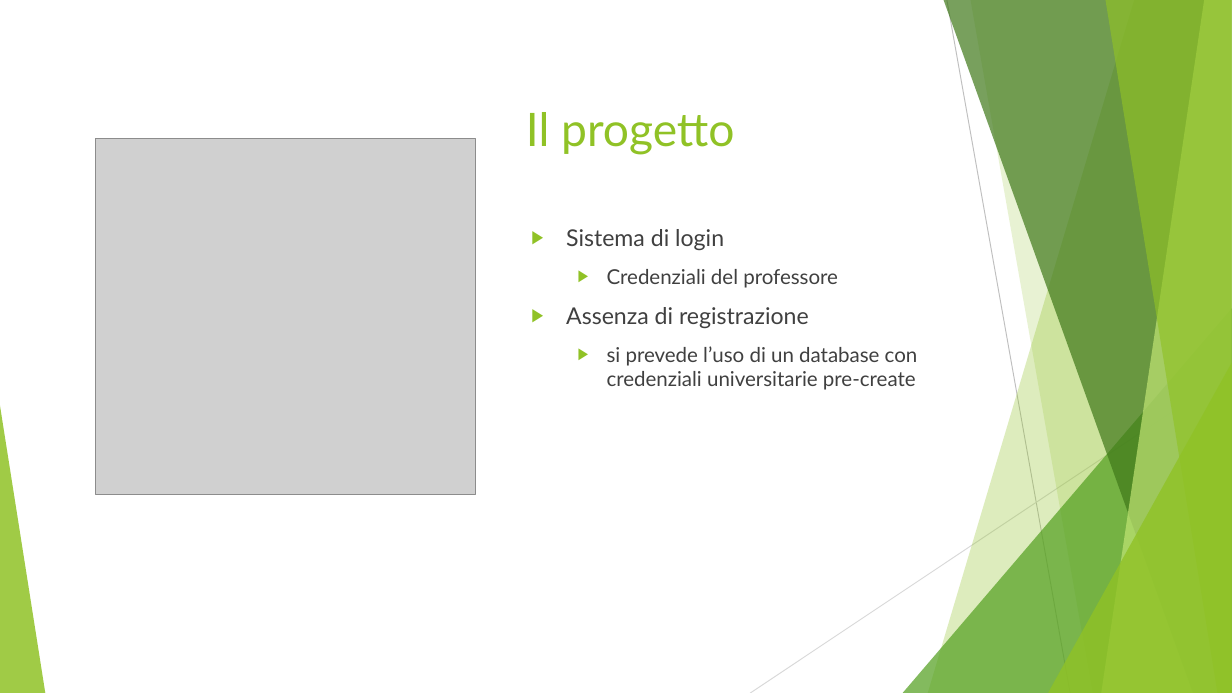
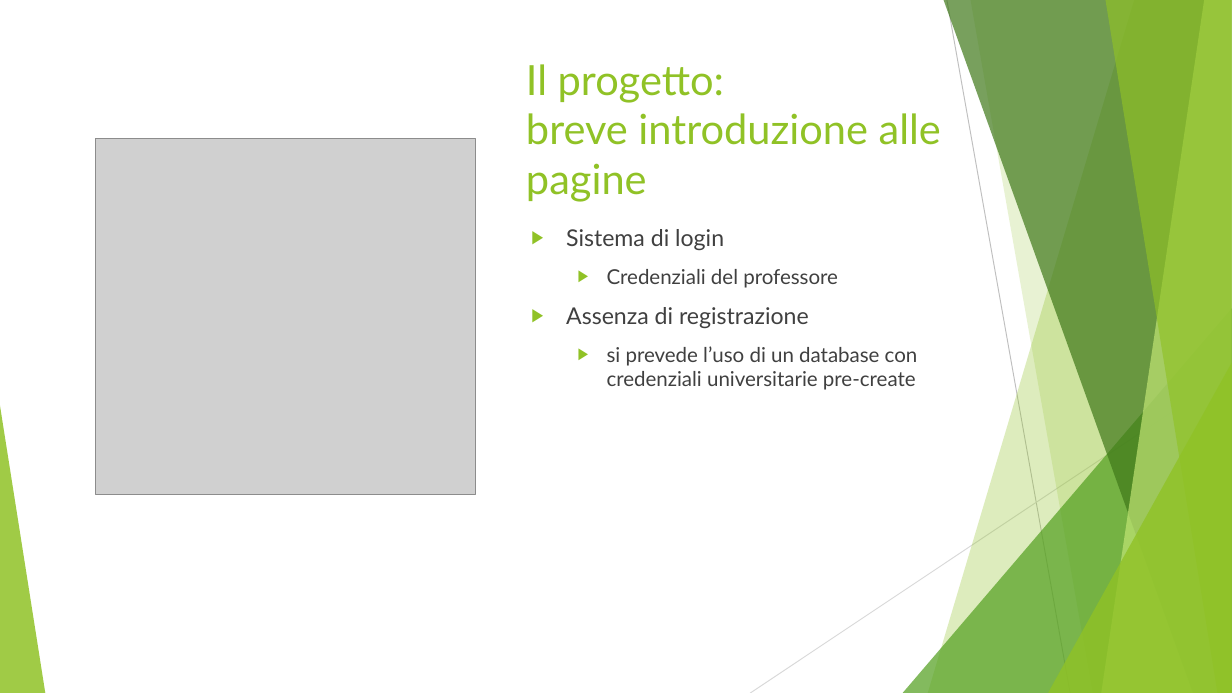
Before and after one commit to MarcoFrontini/Progetto_IdS_2024-2025, a slide deck: slide 21 of Documentazione/Presentazione.pptx (slide 7 before the commit). Drawn at 1232x693 pixels with LibreOffice and Linux fonts; fonts in the diff are those of the drawing; grey boxes stand for pictures. Boxes give left, top, right and bottom in pixels: in the first picture for what was removed or moved away, otherwise in the second. Text is boxed around its words. In the diff, an @@ line names an element or a change of style, - is before the commit and + after.

```diff
--- a/Documentazione/Presentazione.pptx
+++ b/Documentazione/Presentazione.pptx
@@ title at (x1=526, y1=64, x2=941, y2=202): text changed; size 36 to 32.4 pt @@
-Il progetto
+Il progetto:
+breve introduzione alle pagine
```
Also in this commit, not shown: 3 other slides changed, 13 slides added, 1 slide removed.
